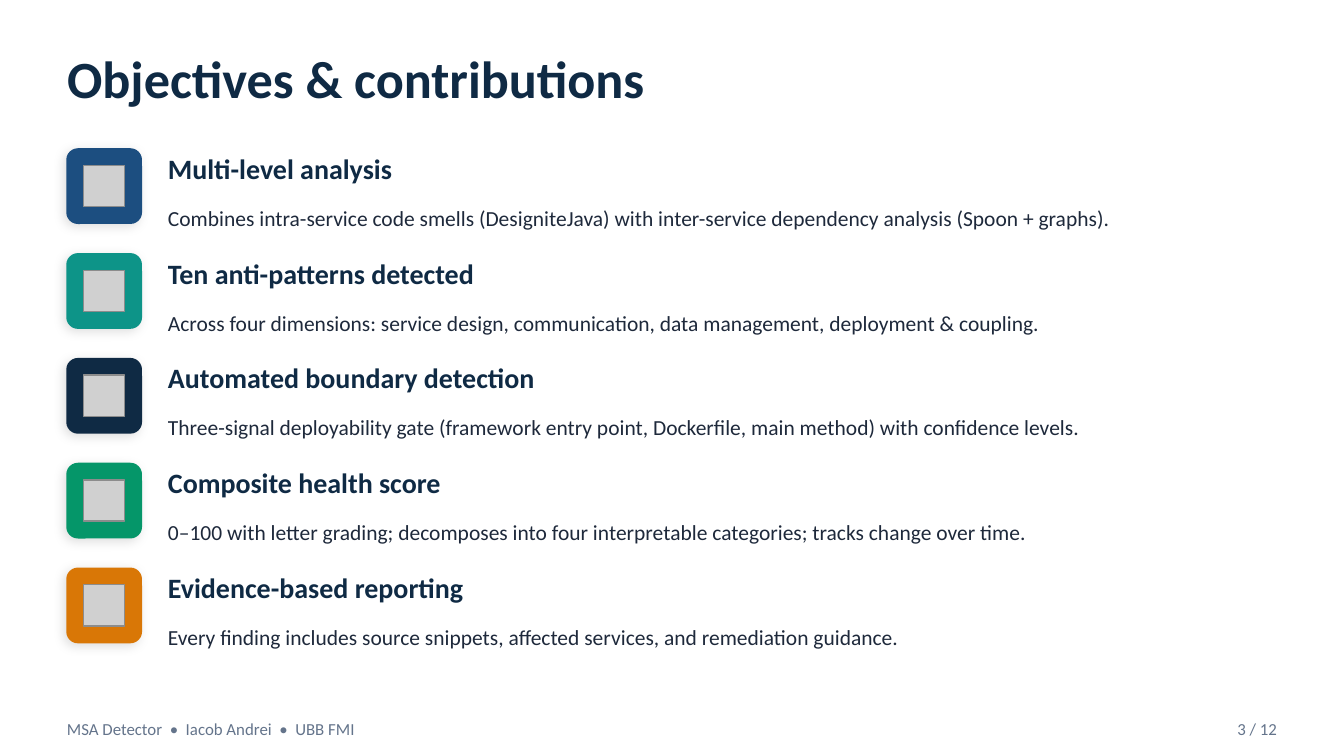
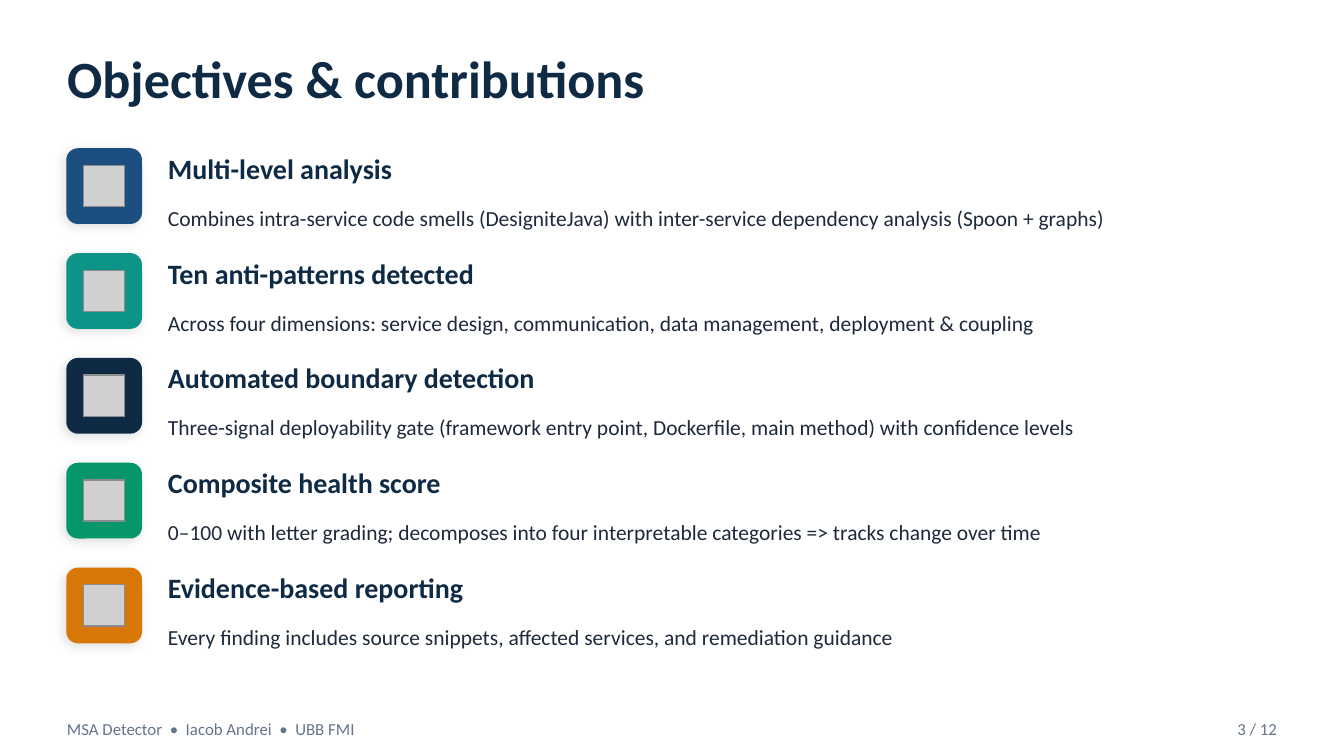
Before and after one commit to andrei45635/dissertation_backend, a slide deck: slide 3 of thesis/presentation/MSA_Detector_Defense.pptx. Drawn at 1344x756 pixels with LibreOffice and Linux fonts; fonts in the diff are those of the drawing; grey boxes stand for pictures. Boxes give left, top, right and bottom in pixels: in the first picture for what was removed or moved away, otherwise in the second. Text is boxed around its words. In the diff, an @@ line names an element or a change of style, - is before the commit and + after.

```diff
--- a/thesis/presentation/MSA_Detector_Defense.pptx
+++ b/thesis/presentation/MSA_Detector_Defense.pptx
@@ text at [168, 210, 1104, 230]: text changed @@
-Combines intra-service code smells (DesigniteJava) with inter-service dependency analysis (Spoon + graphs).
+Combines intra-service code smells (DesigniteJava) with inter-service dependency analysis (Spoon + graphs)
@@ text at [168, 316, 1033, 335]: text changed @@
-Across four dimensions: service design, communication, data management, deployment & coupling.
+Across four dimensions: service design, communication, data management, deployment & coupling
@@ text at [168, 419, 1073, 439]: text changed @@
-Three-signal deployability gate (framework entry point, Dockerfile, main method) with confidence levels.
+Three-signal deployability gate (framework entry point, Dockerfile, main method) with confidence levels
@@ text at [168, 525, 1041, 544]: text changed @@
-0–100 with letter grading; decomposes into four interpretable categories; tracks change over time.
+0–100 with letter grading; decomposes into four interpretable categories => tracks change over time
@@ text at [168, 630, 892, 649]: text changed @@
-Every finding includes source snippets, affected services, and remediation guidance.
+Every finding includes source snippets, affected services, and remediation guidance
```
Also in this commit, not shown: 9 other slides changed, 7 other files.
